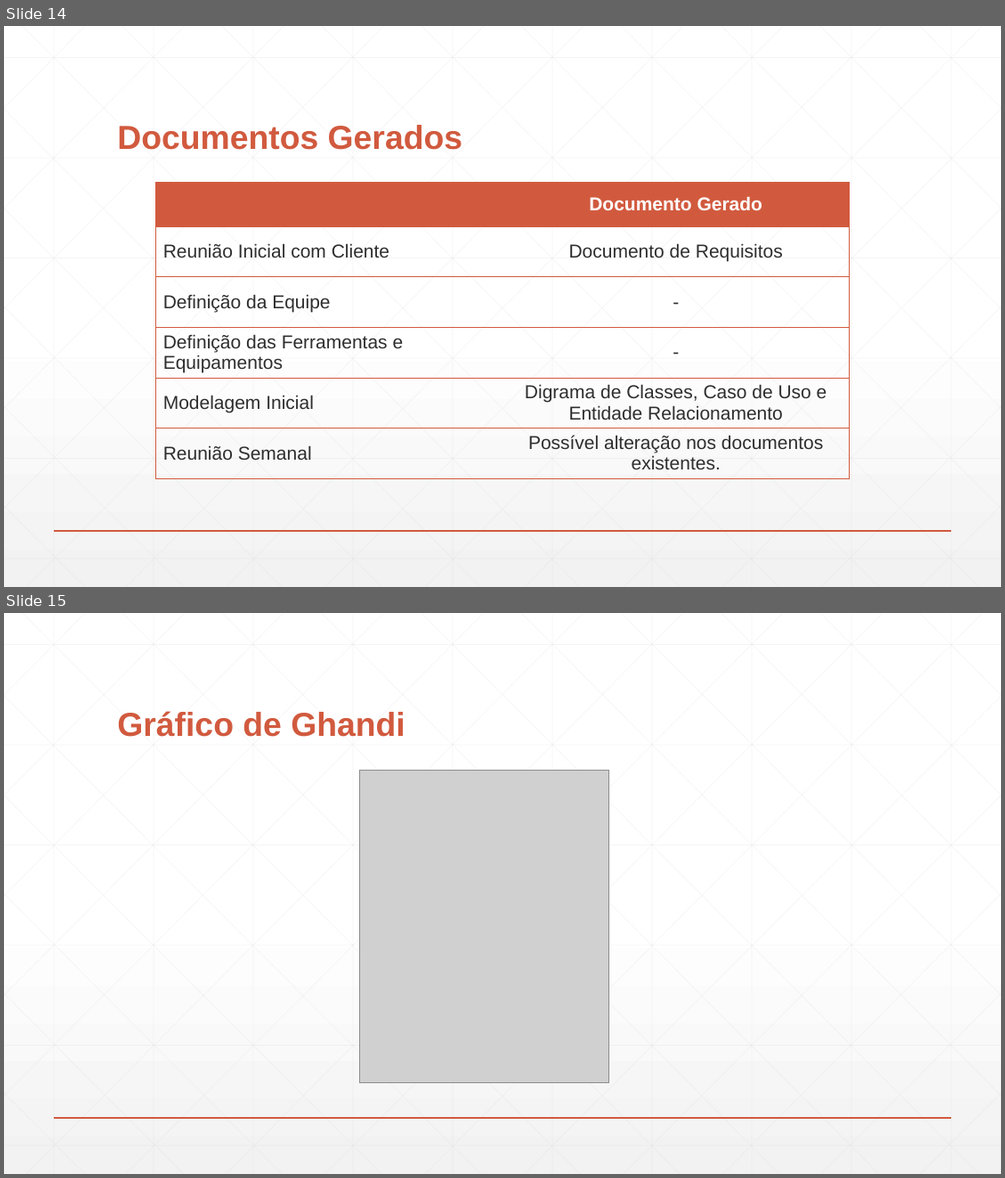
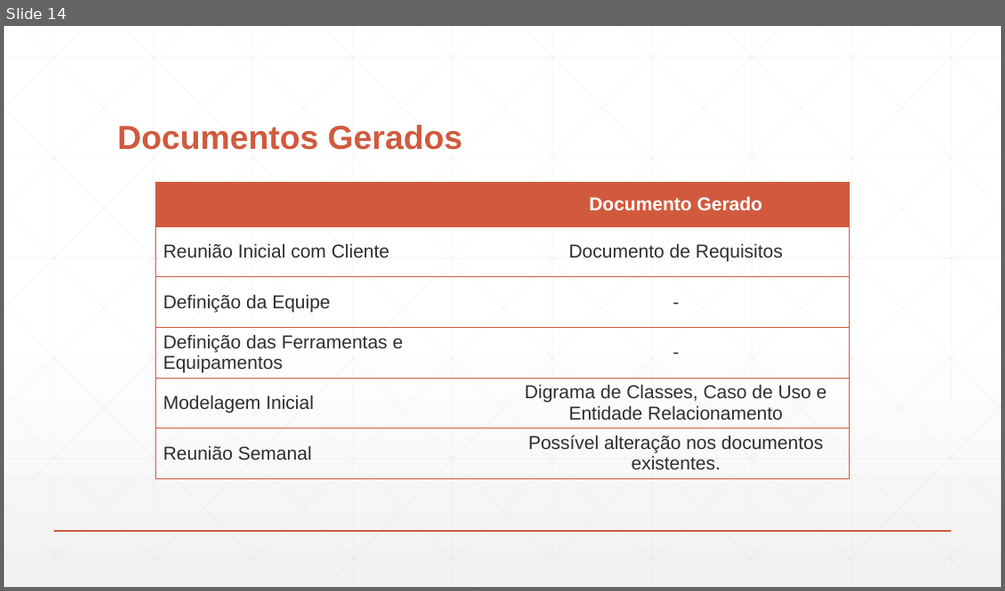
Before and after one commit to DudsNascimento/DuDente, a slide deck: Apresentação.pptx. Shown one above the other, each under a label of ours: slides 14 and 15 before the commit, slide 14 after it. The pictures are 1005x1178 and 1005x591 pixels, drawn with LibreOffice and Linux fonts; fonts in the diff are those of the drawing; grey boxes stand for pictures. Boxes give left, top, right and bottom in pixels: in the first picture for what was removed or moved away, otherwise in the second. Text is boxed around its words. In the diff, an @@ line names an element or a change of style, - is before the commit and + after.

```diff
--- a/Apresentação.pptx
+++ b/Apresentação.pptx
@@ slide 15 removed at (x1=4, y1=613, x2=1001, y2=1174), background gradient #FFFFFF to #F2F2F2; not listed: 47 template elements that a slide beside it also shows @@
@@ title removed at (x1=117, y1=711, x2=405, y2=737) @@
-Gráfico de Ghandi
@@ picture removed at (x1=359, y1=770, x2=609, y2=1083) @@
```
Also in this commit, not shown: 1 slide changed, 1 other slide removed.
